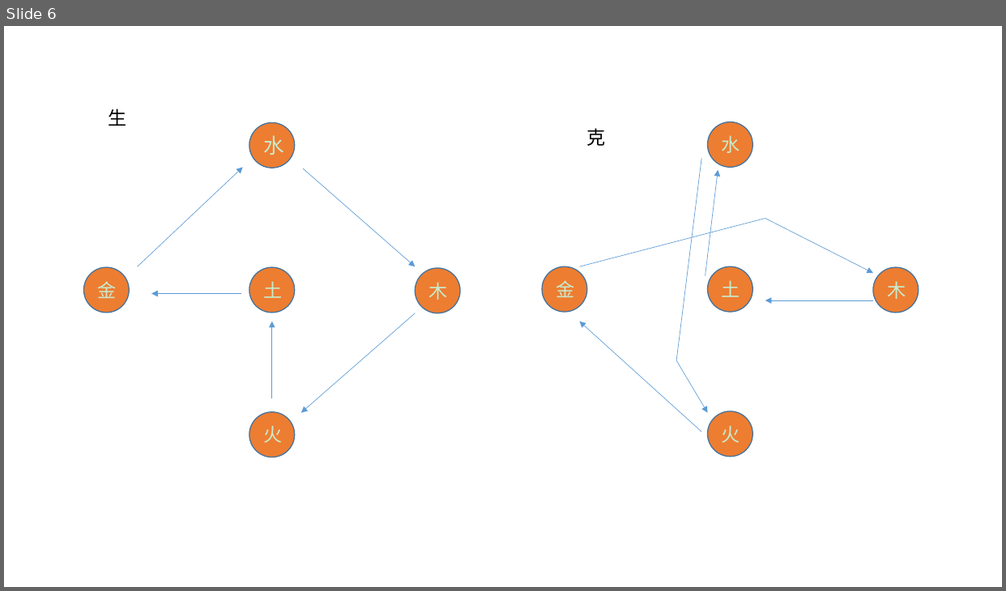
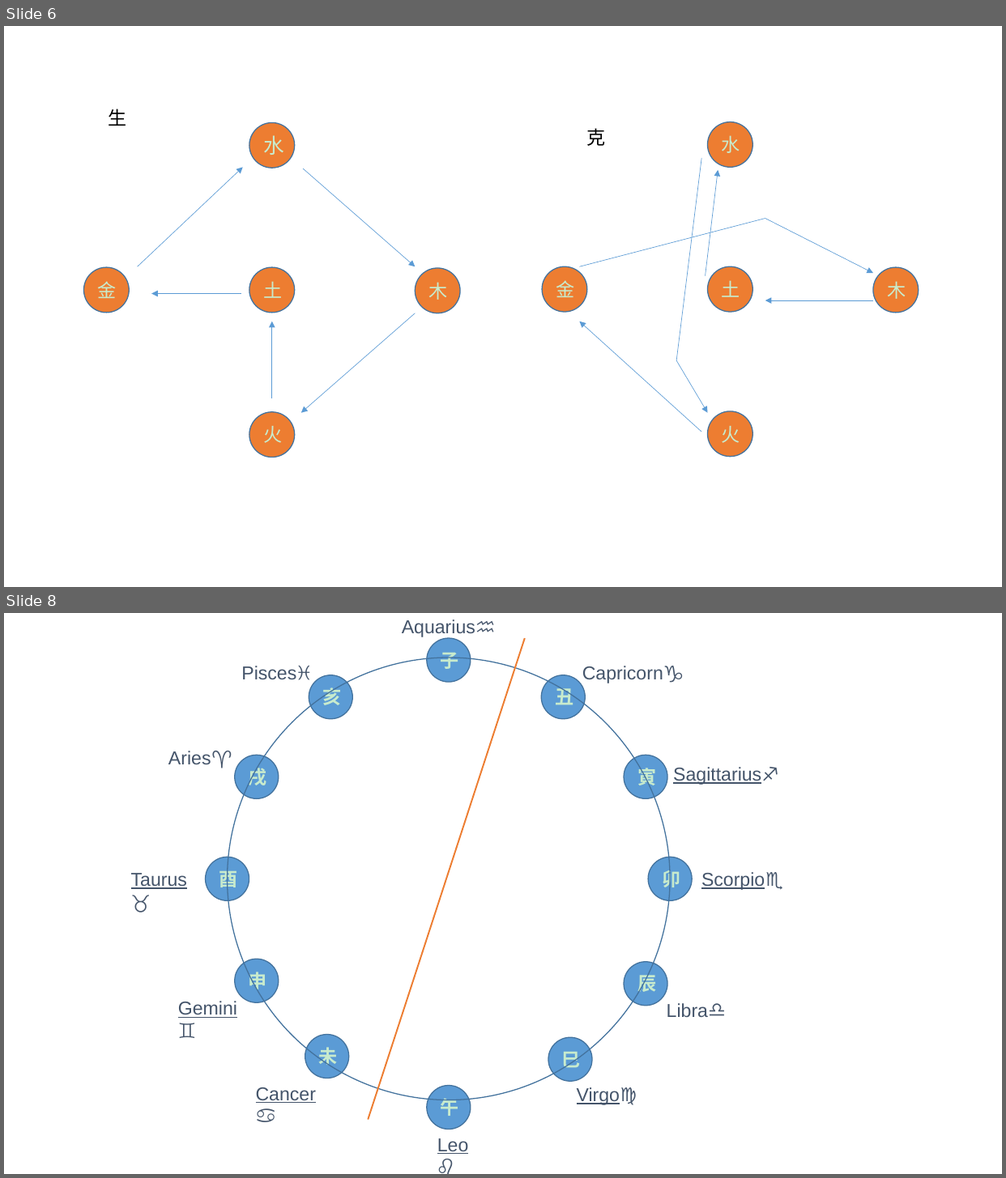
Before and after one commit to JasonBourne33/cNote, a slide deck: prophecy/学魔法.pptx. Shown one above the other, each under a label of ours: slide 6 before the commit, slides 6 and 8 after it; the slides between them are not shown. The pictures are 1006x591 and 1006x1178 pixels, drawn with LibreOffice and Linux fonts; fonts in the diff are those of the drawing. Boxes give left, top, right and bottom in pixels: in the first picture for what was removed or moved away, otherwise in the second. Text is boxed around its words. In the diff, an @@ line names an element or a change of style, - is before the commit and + after.

```diff
--- a/prophecy/学魔法.pptx
+++ b/prophecy/学魔法.pptx
@@ slide 8 added at (4,613,1002,1174), background #C8EBCD @@
@@ text added at (402,619,496,638), 18 pt, text #44546A @@
+Aquarius♒
@@ ellipse added at (227,658,671,1101), outline #43739E 1 pt @@
@@ line added from (368, 1120) to (525, 638), #ED7D31 1.5 pt @@
@@ ellipse added at (427,638,471,682), fill #5B9BD5, outline #43739E 1 pt, 18 pt, text #C8EBCD, bold @@
+子
@@ text added at (241,666,311,680), 18 pt, text #44546A @@
+Pisces♓
@@ ellipse added at (309,675,352,718), fill #5B9BD5, outline #43739E 1 pt, 18 pt, text #C8EBCD, bold @@
+亥
@@ ellipse added at (542,675,585,718), fill #5B9BD5, outline #43739E 1 pt, 18 pt, text #C8EBCD, bold @@
+丑
@@ text added at (582,666,684,683), 18 pt, text #44546A @@
+Capricorn♑
@@ text added at (168,751,232,769), 18 pt, text #44546A @@
+Aries♈
@@ ellipse added at (235,756,278,798), fill #5B9BD5, outline #43739E 1 pt, 18 pt, text #C8EBCD, bold @@
+戌
@@ text added at (463,748,501,772), 18 pt, text #C8EBCD, bold @@
+42 六合
@@ ellipse added at (624,756,667,798), fill #5B9BD5, outline #43739E 1 pt, 18 pt, text #C8EBCD, bold @@
+寅
@@ text added at (673,767,779,785), 18 pt, text #44546A, underline @@
+Sagittarius♐
@@ text added at (131,873,187,889), 18 pt, text #44546A, underline @@
+Taurus♉
@@ ellipse added at (206,857,249,901), fill #5B9BD5, outline #43739E 1 pt, 18 pt, text #C8EBCD, bold @@
+酉
@@ ellipse added at (649,857,692,901), fill #5B9BD5, outline #43739E 1 pt, 18 pt, text #C8EBCD, bold @@
+卯
@@ text added at (701,872,784,890), 18 pt, text #44546A, underline @@
+Scorpio♏
@@ ellipse added at (235,959,278,1003), fill #5B9BD5, outline #43739E 1 pt, 18 pt, text #C8EBCD, bold @@
+申
@@ ellipse added at (624,962,667,1005), fill #5B9BD5, outline #43739E 1 pt, 18 pt, text #C8EBCD, bold @@
+辰
@@ text added at (178,1001,237,1018), 18 pt, text #44546A, underline @@
+Gemini♊
@@ text added at (667,1003,726,1017), 18 pt, text #44546A @@
+Libra♎
@@ ellipse added at (305,1034,348,1078), fill #5B9BD5, outline #43739E 1 pt, 18 pt, text #C8EBCD, bold @@
+未
@@ ellipse added at (548,1037,592,1081), fill #5B9BD5, outline #43739E 1 pt, 18 pt, text #C8EBCD, bold @@
+巳
@@ text added at (256,1088,316,1103), 18 pt, text #44546A, underline @@
+Cancer♋
@@ ellipse added at (427,1086,471,1130), fill #5B9BD5, outline #43739E 1 pt, 18 pt, text #C8EBCD, bold @@
+午
@@ text added at (577,1088,637,1105), 18 pt, text #44546A, underline @@
+Virgo♍
@@ text added at (437,1139,469,1154), 18 pt, text #44546A, underline @@
+Leo♌
```
Also in this commit, not shown: 1 slide changed, 1 other slide added, 6 other files.
